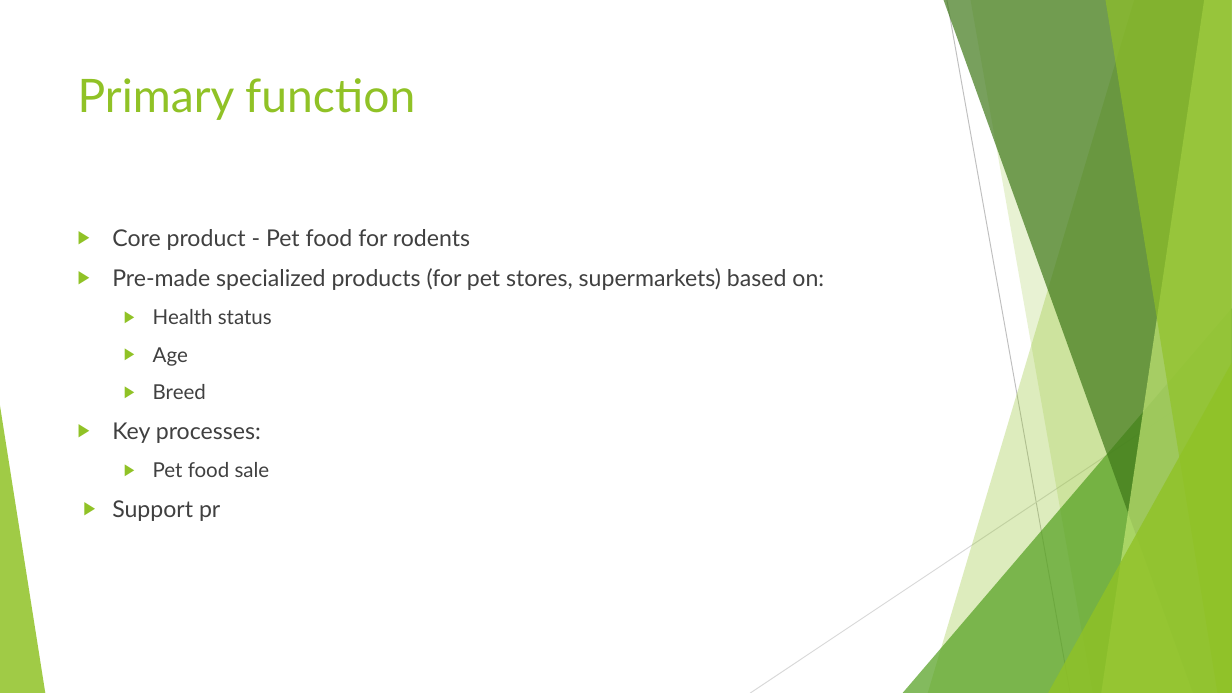
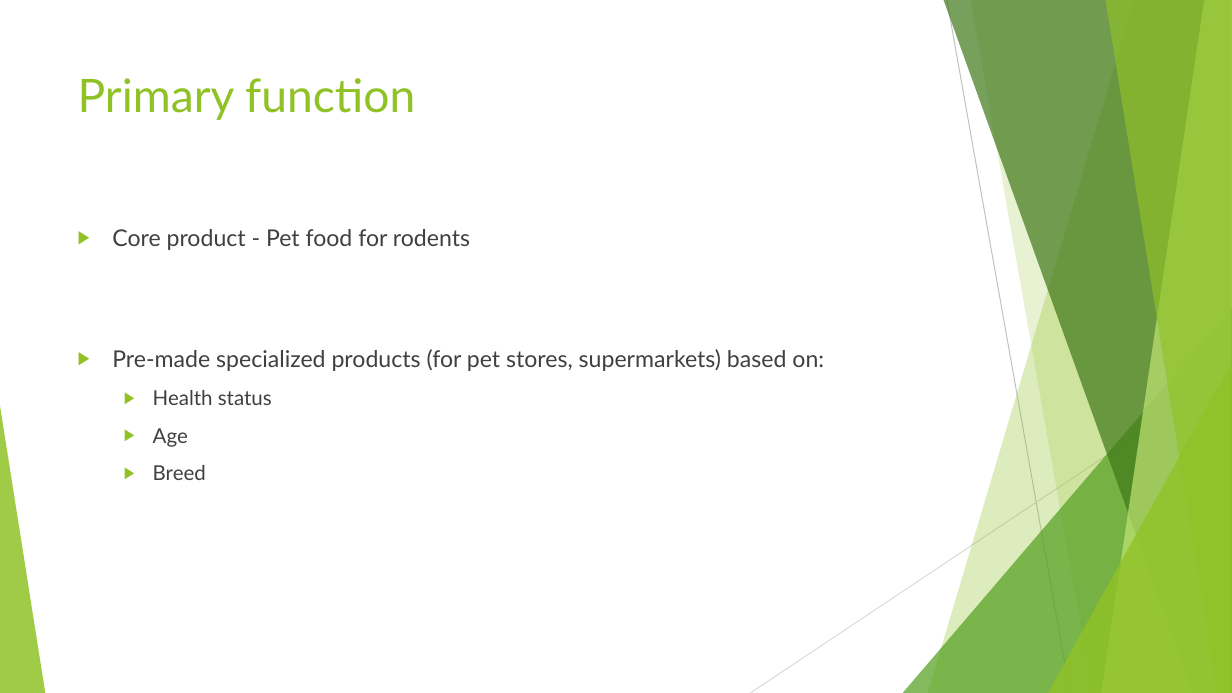
Before and after one commit to 4IT531/pet_food_manufacturing_company, a slide deck: slide 2 of presentation/16.11_presentation.pptx (slide 3 before the commit). Drawn at 1232x693 pixels with LibreOffice and Linux fonts; fonts in the diff are those of the drawing. Boxes give left, top, right and bottom in pixels: in the first picture for what was removed or moved away, otherwise in the second. Text is boxed around its words. In the diff, an @@ line names an element or a change of style, - is before the commit and + after.

```diff
--- a/presentation/16.11_presentation.pptx
+++ b/presentation/16.11_presentation.pptx
@@ text at [112, 422, 270, 521]: paragraphs removed @@
-▶ Key processes:
-  ▶ Pet food sale
-▶ Support pr
```
Also in this commit, not shown: 4 other slides changed, 4 slides added, 1 slide removed, 43 other files.
